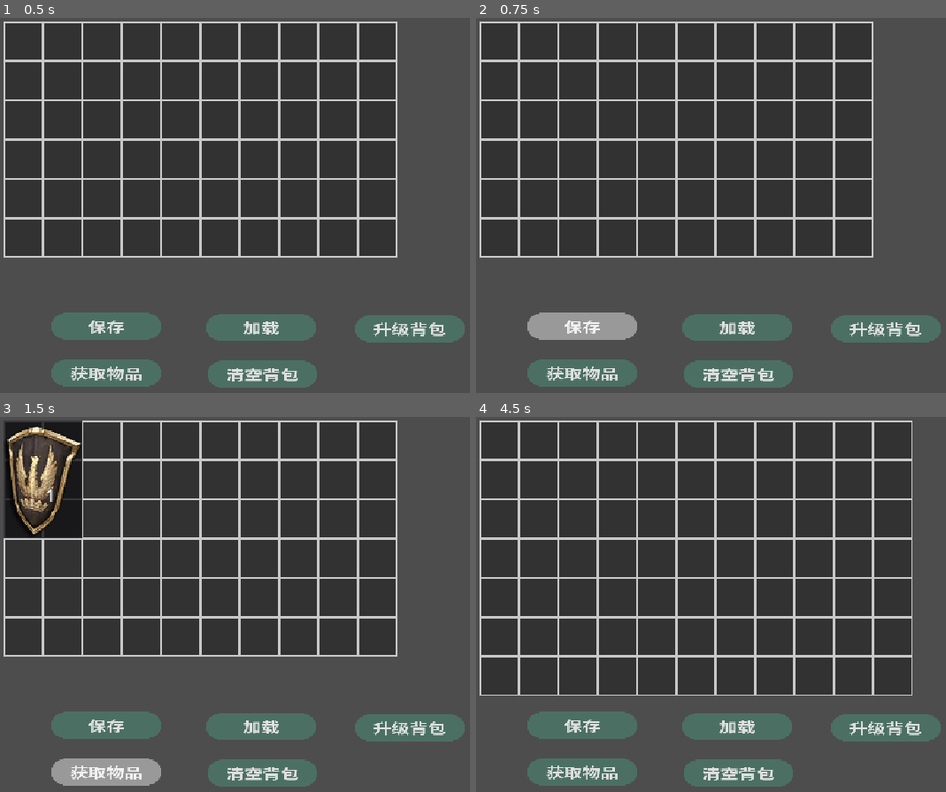
Above: before the commit, frames 1-4 (two rows, left to right).
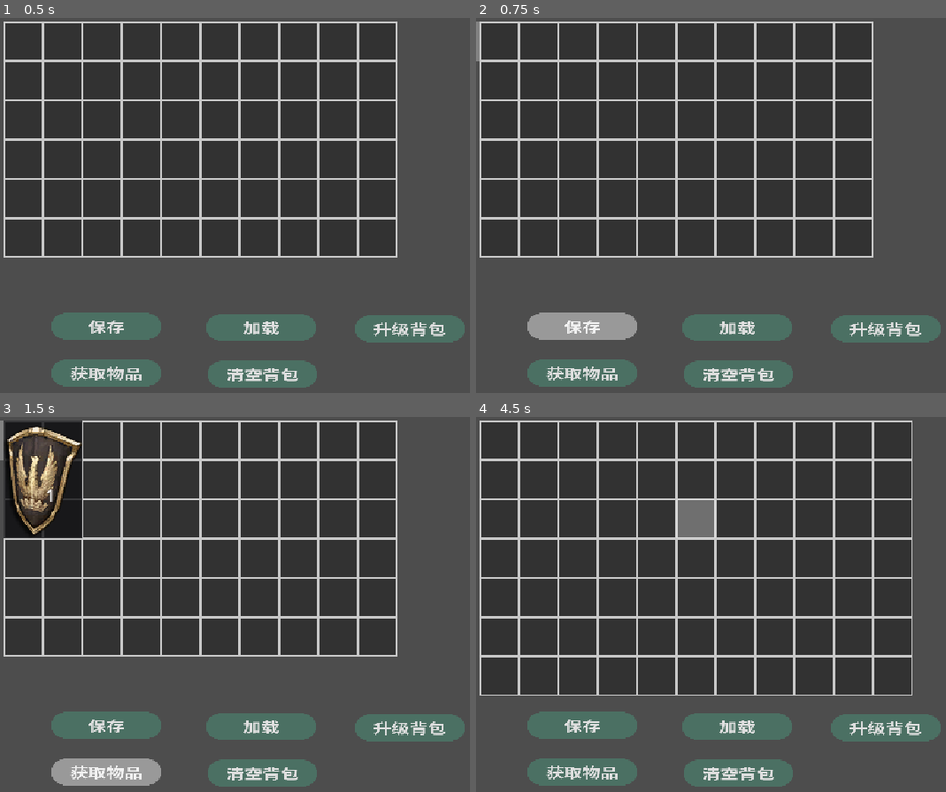
Above: after the commit, the same moments.

Repository: TechAoba/InventorySystem
Game: Godot game, scene res://scenes/main.tscn
Same seed, same stepped clock (60 frames per second), same inputs: the game is played once before the commit and once after it.
Inputs (mouse positions are in pixels of both pictures, inside the frame that each line leads up to):
- Up to frame 1 (0.5 s): no input
- Up to frame 2 (0.75 s): click "保存" at 0.5 s
- Up to frame 3 (1.5 s): click "获取物品" at 1.25 s
- Up to frame 4 (4.5 s): click "加载" at 2 s; click "清空背包" at 2.75 s; click "升级背包" at 3.5 s; tap Enter (confirm, bound only after the commit) at 4.25 s; move the mouse to (696, 559) at 4.27 s; hold W (up) from 4.28 s (still down); tap R (pack) at 4.35 s; click (696, 559) at 4.42 s

Frame 1 is identical in both runs. In frame 2, less than 0.1% of the frame differs, in the area x 0-1%, y 0-12%; in frame 3, less than 0.1%; in frame 4, 0.8%, in the area x 42-51%, y 22-33%.

Commit message:
新增键盘操作背包物品

Diff:
--- a/project.godot
+++ b/project.godot
@@ -67,6 +67,11 @@
 "events": [Object(InputEventKey,"resource_local_to_scene":false,"resource_name":"","device":-1,"window_id":0,"alt_press …(192 unchanged characters)…
 ]
 }
+confirm={
+"deadzone": 0.2,
+"events": [Object(InputEventKey,"resource_local_to_scene":false,"resource_name":"","device":-1,"window_id":0,"alt_pressed":false,"shift_pressed":false,"ctrl_pressed":false,"meta_pressed":false,"pressed":false,"keycode":0,"physical_keycode":4194309,"key_label":0,"unicode":0,"location":0,"echo":false,"script":null)
+]
+}
 
 [physics]
 
--- a/scenes/main.tscn
+++ b/scenes/main.tscn
@@ -53,6 +53,13 @@
 theme_override_constants/v_separation = 0
 script = ExtResource("1_o5qli")
 metadata/_edit_lock_ = true
+
+[node name="HighlightBox" type="ColorRect" parent="BackPack" unique_id=1144697708]
+unique_name_in_owner = true
+layout_mode = 0
+offset_right = 40.0
+offset_bottom = 40.0
+mouse_filter = 2
 
 [node name="Buttons" type="Node" parent="." unique_id=1551486483]
 
--- a/scripts/backpack/backpack.gd
+++ b/scripts/backpack/backpack.gd
@@ -1,6 +1,7 @@
 class_name Backpack extends Panel
 
 @onready var item_grid: ItemGrid = %ItemGrid
+@onready var highlight_box: ColorRect = %HighlightBox
 @export var items: Array[ItemBase] = []
 
 const SAVE_PATH = "user://backpack_save.tres"
@@ -11,6 +12,11 @@
 var data_: BackpackData
 ## 背包整理器
 var packer_: BinManager = null
+
+## 选择物品高亮 相关配置
+const SelectRectColor := Color(1, 1, 1, 0.3)
+var highlight_pos_ := Vector2(0, 0)
+var highlight_size_ := Vector2(0, 0)
 
 
 func _ready() -> void:
@@ -19,6 +25,10 @@
 	var backpack_size: Vector2i = data_.get_backpack_size()
 	item_grid.init_slot_data(backpack_size)
 	load_()
+	# 物品高亮
+	highlight_box.color = SelectRectColor
+	highlight_box.z_index = 20
+	set_highlight_box()		# 设置为初始值
 
 
 ## 保存数据
@@ -117,12 +127,7 @@
 	# 3. 更新背包格子的dimentions
 	item_grid.init_slot_data(new_dimention)
 
-	# 4. 过滤掉free的物品（合并）
-	#backpackItems_ = backpackItems_.filter(func(item):
-		#return is_instance_valid(item)
-	#)
-
-	# 5. 将物品放置背包
+	# 4. 将物品放置背包
 	for backpack_item in backpackItems_:
 		var grid_index: int = item_grid.attempt_to_add_item_data(backpack_item)
 
@@ -151,11 +156,65 @@
 		item_grid.move_item_by_packer(backpackItems_)
 
 
+func set_highlight_box(pos: Vector2 = highlight_pos_, size: Vector2 = highlight_size_) -> void:
+	highlight_box.position = pos
+	highlight_box.size = size
+
+
+## 获取 方向键 触发的方向
+func get_keyboard_direction_() -> Vector2i:
+	if Input.is_action_just_pressed("left"):
+		return Vector2i(-1, 0)
+	elif Input.is_action_just_pressed("up"):
+		return Vector2i(0, -1)
+	elif Input.is_action_just_pressed("right"):
+		return Vector2i(1, 0)
+	elif Input.is_action_just_pressed("down"):
+		return Vector2i(0, 1)
+	return Vector2i(0, 0)
+
+
 func _input(event: InputEvent) -> void:
-	# 按下 R 键触发整理背包 & 没有物品被点击拾起
-	if event is InputEventKey and Input.is_action_just_pressed("pack"):
-		if !Global.something_pickup:
-			pack_backpack_()
-	# 按下 P 键触发拾取物品
-	elif event is InputEventKey and Input.is_action_just_pressed("pickup"):
-		pickup_item_()
+	# --- 键盘事件 ---
+	if event is InputEventKey:
+		if event is InputEventKey and Input.is_action_just_pressed("tab"):
+			if Global.something_pickup:
+				var held_item: BackpackItem = get_tree().get_first_node_in_group("held_item")
+				held_item.do_rotation(self)
+		# 按下 R 键触发整理背包 & 没有物品被点击拾起
+		if Input.is_action_just_pressed("pack"):
+			if !Global.something_pickup:
+				pack_backpack_()
+		# 按下 P 键触发拾取物品
+		elif Input.is_action_just_pressed("pickup"):
+			pickup_item_()
+		elif Input.is_action_just_pressed("left") or Input.is_action_just_pressed("up") \
+		or Input.is_action_just_pressed("right") or Input.is_action_just_pressed("down"):
+			Input.mouse_mode = Input.MOUSE_MODE_HIDDEN
+			var direction: Vector2i = get_keyboard_direction_()
+			var highlight_pos_size := item_grid.get_highlight_box_by_keyboard(highlight_pos_, highlight_size_, direction)
+			highlight_pos_ = highlight_pos_size[0]
+			highlight_size_ = highlight_pos_size[1]
+			set_highlight_box()
+		# 确认键，拾起/放置物品
+		elif Input.is_action_just_pressed("confirm"):
+			item_grid.confirm_item(highlight_pos_, highlight_size_)
+	# --- 鼠标移动事件 ---
+	elif event is InputEventMouseMotion:
+		update_highlight_by_mouse()
+
+
+func update_highlight_by_mouse() -> void:
+	Input.mouse_mode = Input.MOUSE_MODE_VISIBLE
+	var highlight_pos_size := item_grid.get_highlight_box()
+	highlight_pos_ = highlight_pos_size[0]
+	highlight_size_ = highlight_pos_size[1]
+	set_highlight_box()
+
+
+func update_highlight_by_held_item() -> void:
+	if Global.something_pickup:
+		var held_item: BackpackItem = get_tree().get_first_node_in_group("held_item")
+		highlight_pos_ = held_item.global_position - held_item.xy / 2.0 - item_grid.global_position
+		highlight_size_ = held_item.xy
+		set_highlight_box()
--- a/scripts/backpack/backpack_item.gd
+++ b/scripts/backpack/backpack_item.gd
@@ -35,8 +35,9 @@
 
 func _process(delta: float) -> void:
 	if is_picked:
-		var pos := get_global_mouse_position()
-		set_pos(pos)
+		if Input.mouse_mode == Input.MOUSE_MODE_VISIBLE:
+			var pos := get_global_mouse_position()
+			set_pos(pos)
 	if data:
 		count_label.text = str(data.in_backpack_attr.stack_count)
 
@@ -48,10 +49,14 @@
 
 func get_picked_up(grid_position: Vector2) -> void:
 	self.grid_position = grid_position
+	data.in_backpack_attr.is_placed = false
 	add_to_group("held_item")
 	is_picked = true
 	z_index = 10
 	Global.something_pickup = true
+	if Input.mouse_mode == Input.MOUSE_MODE_VISIBLE:
+		var pos := get_global_mouse_position()
+		set_pos(pos)
 
 
 ## 放置物品 [br]
@@ -78,13 +83,8 @@
 	global_position = relative_pos + xy / 2 + grid_position
 
 
-func _input(event: InputEvent) -> void:
-	if event is InputEventKey and Input.is_action_just_pressed("tab"):
-		if is_picked:
-			do_rotation()
-
-
-func do_rotation() -> void:
+func do_rotation(node = null) -> void:
+	var last_anchor_point := anchor_point
 	var rotate_degree: int = data.rotate()
 	var tween = create_tween()
 	tween.tween_property(item_control, "rotation_degrees", rotate_degree, 0.05)
@@ -92,6 +92,13 @@
 	# 限制角度范围在[0, 360)
 	tween.finished.connect(func():
 		item_control.rotation_degrees = rotate_degree % 360
+		# 键盘旋转，需确保旋转后以左上角点对齐
+		if Input.mouse_mode == Input.MOUSE_MODE_HIDDEN:
+			var target_pos: Vector2 = last_anchor_point + xy / 2
+			set_pos(target_pos)
+		# 旋转后，更新高亮矩形
+		if node != null:
+			node.update_highlight_by_held_item()
 	)
 
 
--- a/scripts/backpack/in_backpack_attr.gd
+++ b/scripts/backpack/in_backpack_attr.gd
@@ -45,18 +45,21 @@
 	self.idx = p_idx
 
 
-func get_dimention_in_backpack() -> Vector2i:
+func get_size_in_backpack() -> Vector2i:
 	var slot_size: int = Global.GridSize
 	assert(ori_width_pixel % slot_size == 0 and ori_height_pixel % slot_size == 0)
 	var width_pixel := ori_width_pixel
 	var height_pixel := ori_height_pixel
-	width_pixel /= slot_size
-	height_pixel /= slot_size
 	if rotate_degree % 180 == 90:
 		var temp := width_pixel
 		width_pixel = height_pixel
 		height_pixel = temp
 	return Vector2i(width_pixel, height_pixel)
+
+
+func get_dimention_in_backpack() -> Vector2i:
+	var pixel_size := get_size_in_backpack() / Global.GridSize
+	return pixel_size
 
 
 func get_ori_dimention_in_backpack() -> Vector2i:
--- a/scripts/backpack/item_grid.gd
+++ b/scripts/backpack/item_grid.gd
@@ -1,6 +1,7 @@
 class_name ItemGrid extends GridContainer
 
 const SLOT_SIZE: int = Global.GridSize
+const Grid_Offset = Vector2(SLOT_SIZE, SLOT_SIZE) / 2
 const backpackSlotScene_: PackedScene = preload("res://scenes/backpack_slot.tscn")
 
 var dimentions_: Vector2i = Vector2i(10, 6)
@@ -15,6 +16,7 @@
 	slotDatas_.resize(dim.x * dim.y)
 	reset_slots_()
 	slotDatas_.fill(null)
+
 
 ## 设置格子尺寸
 func reset_slots_() -> void:
@@ -44,36 +46,40 @@
 					return
 				item.get_picked_up(global_position)
 				remove_item_from_slot_data(item)
+				get_parent().update_highlight_by_mouse()
 			# 手上持有物品
 			else:
-				# 物品超过背包界限，直接返回
-				var offset = Vector2(SLOT_SIZE, SLOT_SIZE) / 2
-				var index = get_slot_index_from_coords(held_item.anchor_point + offset)
-				if !is_in_border(index, held_item.data.dimentions):
-					return
-				# 物品有重叠部分
-				var items = items_in_area(index, held_item.data.dimentions)
-				if items.size():
-					if items.size() == 1:
-						# 物品完全重合 & id相同 & 物品可堆叠
-						#print(items.values()[0] == held_item.data.in_backpack_attr.area)
-						#print(items.keys()[0].data.item_id == held_item.data.item_id)
-						#print(held_item.data.is_stackable())
-						if items.values()[0] == held_item.data.in_backpack_attr.area \
-						and items.keys()[0].data.item_id == held_item.data.item_id \
-						and held_item.data.is_stackable():
-							handle_merge(index)
-						else:
-							held_item.get_placed(get_global_mouse_position(), index)
-							remove_item_from_slot_data(items.keys()[0])
-							add_item_to_slot_data(index, held_item)
-							items.keys()[0].get_picked_up(global_position)
-					return
-				# 位置可直接放置
-				held_item.get_placed(get_global_mouse_position(), index)
-				add_item_to_slot_data(index, held_item)
-
-
+				place_item(held_item, get_global_mouse_position())
+
+
+## 放置物品
+func place_item(item: BackpackItem, pos: Vector2) -> void:
+	# 物品超过背包界限，直接返回
+	var index = get_slot_index_from_coords(item.anchor_point + Grid_Offset)
+	if !is_in_border(index, item.data.dimentions):
+		return
+	# 物品有重叠部分
+	var items = items_in_area(index, item.data.dimentions)
+	if items.size():
+		if items.size() == 1:
+			# 物品完全重合 & id相同 & 物品可堆叠
+			if items.values()[0] == item.data.in_backpack_attr.area \
+			and items.keys()[0].data.item_id == item.data.item_id \
+			and item.data.is_stackable():
+				handle_merge(index)
+			# 将拾起的物品放在pos，位置上的物品替换到手上
+			else:
+				item.get_placed(pos, index)
+				remove_item_from_slot_data(items.keys()[0])
+				add_item_to_slot_data(index, item)
+				items.keys()[0].get_picked_up(global_position)
+		return
+	# 位置可直接放置
+	item.get_placed(pos, index)
+	add_item_to_slot_data(index, item)
+
+
+## 物品合并
 func handle_merge(slot_idx: int) -> void:
 	var held_item: BackpackItem = get_tree().get_first_node_in_group("held_item")
 	var item: BackpackItem = slotDatas_[slot_idx]
@@ -122,11 +128,11 @@
 
 func get_slot_index_from_coords(coords: Vector2i) -> int:
 	coords -= Vector2i(self.global_position)
-	if coords.x < 0 || coords.y < 0:
+	if !pixel_in_border(coords):
 		return -1
 	coords = coords / SLOT_SIZE
 	var index = coords.x + coords.y * columns
-	if index > dimentions_.x * dimentions_.y || index < 0:
+	if index >= dimentions_.x * dimentions_.y || index < 0:
 		return -1
 	return index
 
@@ -203,3 +209,117 @@
 		# 3. 计算物品的绝对位置并移动到对应位置
 		var target_position: Vector2 = get_coords_from_slot_index(slot_idx)
 		item.do_move(target_position, item.data.in_backpack_attr.rotate_degree)
+
+
+## 通过鼠标的 global_position 计算背包续高亮矩形的 位置 和 尺寸
+func get_highlight_box() -> Array:
+	var highlight_box: Array = []
+	var slot_idx: int = get_slot_index_from_coords(get_global_mouse_position())
+	# 1. 未拾取物品
+	if !Global.something_pickup:
+		# 在空格子上
+		if slotDatas_[slot_idx] == null:
+			highlight_box.append(get_coords_from_slot_index(slot_idx) as Vector2 - global_position)		# 高亮矩形的左上角位置
+			highlight_box.append(Vector2(Global.GridSize, Global.GridSize))								# 高亮矩形的尺寸
+		# 在物品上
+		else:
+			highlight_box.append(slotDatas_[slot_idx].global_position \
+			 - (slotDatas_[slot_idx].data.in_backpack_attr.get_size_in_backpack() as Vector2 / 2) \
+			 - global_position)																			# 高亮矩形的左上角位置
+			highlight_box.append(slotDatas_[slot_idx].data.in_backpack_attr.get_size_in_backpack())		# 高亮矩形的尺寸
+	# 2. 已经拾取物品
+	else:
+		var held_item: BackpackItem = get_tree().get_first_node_in_group("held_item")
+		highlight_box.append(held_item.global_position \
+			 - (held_item.data.in_backpack_attr.get_size_in_backpack() as Vector2 / 2) \
+			 - global_position)																			# 高亮矩形的左上角位置
+		highlight_box.append(held_item.data.in_backpack_attr.get_size_in_backpack())					# 高亮矩形的尺寸
+
+	return highlight_box
+
+
+## 根据当前高亮矩形的位置和尺寸信息 + 方向键 获取新矩形的位置和尺寸
+func get_highlight_box_by_keyboard(currentPos: Vector2, currentSize: Vector2, direction: Vector2i) -> Array:
+	var highlight_box: Array = []
+	# 当前高亮矩形的上下左右边缘
+	var top_edge: int = currentPos.y as int
+	var bottom_edge: int = currentPos.y + currentSize.y as int
+	var left_edge: int = currentPos.x as int
+	var right_edge: int = currentPos.x + currentSize.x as int
+
+	var next_pos: Vector2
+	# 1. 未拾取物品
+	if !Global.something_pickup:
+		# 在单格子上，简单移动
+		if currentSize.x == Global.GridSize and currentSize.y == Global.GridSize:
+			next_pos = currentPos + Vector2(direction.x * Global.GridSize, direction.y * Global.GridSize)
+		# 在多格子上，确认中心点移动
+		else:
+			if direction.y == -1:	# up
+				next_pos = Vector2((left_edge + right_edge) / 2, top_edge - Global.GridSize / 2)
+			elif direction.x == 1:	# right
+				next_pos = Vector2(right_edge + Global.GridSize / 2, (top_edge + bottom_edge) / 2)
+			elif direction.y == 1:	# down
+				next_pos = Vector2((left_edge + right_edge) / 2, bottom_edge + Global.GridSize / 2)
+			elif direction.x == -1:	# left
+				next_pos = Vector2(left_edge - Global.GridSize / 2, (top_edge + bottom_edge) / 2)
+
+		var next_slot_idx: int = get_slot_index_from_coords(next_pos + Grid_Offset)
+		# 超过背包边界 返回当前pos和size
+		if next_slot_idx < 0:
+			return [currentPos, currentSize]
+		# 下一个位置为空格子
+		if slotDatas_[next_slot_idx] == null:
+			highlight_box.append(get_coords_from_slot_index(next_slot_idx) as Vector2 - global_position)		# 高亮矩形的左上角位置
+			highlight_box.append(Vector2(Global.GridSize, Global.GridSize))										# 高亮矩形的尺寸
+		# 在物品上
+		else:
+			highlight_box.append(slotDatas_[next_slot_idx].global_position \
+			 - (slotDatas_[next_slot_idx].data.in_backpack_attr.get_size_in_backpack() as Vector2 / 2) \
+			 - global_position)																					# 高亮矩形的左上角位置
+			highlight_box.append(slotDatas_[next_slot_idx].data.in_backpack_attr.get_size_in_backpack())		# 高亮矩形的尺寸
+	# 2. 已经拾取物品
+	else:
+		var held_item: BackpackItem = get_tree().get_first_node_in_group("held_item")
+		var move_offset := Vector2(direction.x * Global.GridSize, direction.y * Global.GridSize)
+		next_pos = currentPos + move_offset
+		var points := [
+			Vector2(next_pos),
+			Vector2(next_pos.x + currentSize.x, next_pos.y),
+			Vector2(next_pos.x + currentSize.x, next_pos.y + currentSize.y),
+			Vector2(next_pos.x, next_pos.y + currentSize.y),
+		]
+		for point in points:
+			if !pixel_in_border(point):
+				return [currentPos, currentSize]
+		# 高亮矩形的下一个位置
+		highlight_box.append(next_pos)
+		highlight_box.append(currentSize)
+		# 设置物品的位置
+		held_item.set_pos(next_pos + self.global_position + held_item.color_rect.size / 2.0)
+
+	return highlight_box
+
+
+# 按下 回车 -> 拾起/放置物品
+func confirm_item(currentPos: Vector2, currentSize: Vector2) -> void:
+	# 1. 未持有物品，拾起
+	if !Global.something_pickup:
+		var slot_idx: int = get_slot_index_from_coords(currentPos + global_position)
+		# 非空格子
+		if slotDatas_[slot_idx] != null:
+			slotDatas_[slot_idx].get_picked_up(global_position)
+			remove_item_from_slot_data(slotDatas_[slot_idx])
+	# 2. 持有物品，放置
+	else:
+		var held_item: BackpackItem = get_tree().get_first_node_in_group("held_item")
+		place_item(held_item, held_item.global_position)
+		# 可能有替换拾起物品的情况，更新高亮矩形
+		get_parent().update_highlight_by_held_item()
+
+
+func pixel_in_border(pos: Vector2) -> bool:
+	if pos.x < 0 || pos.x > dimentions_.x * Global.GridSize \
+	|| pos.y < 0 || pos.y > dimentions_.y * Global.GridSize:
+		return false
+	return true
--- a/scripts/global.gd
+++ b/scripts/global.gd
@@ -1,6 +1,4 @@
 extends Node
-
-@onready var item_grid: ItemGrid = %ItemGrid
 
 # 背包格子像素
 const GridSize: int = 32
